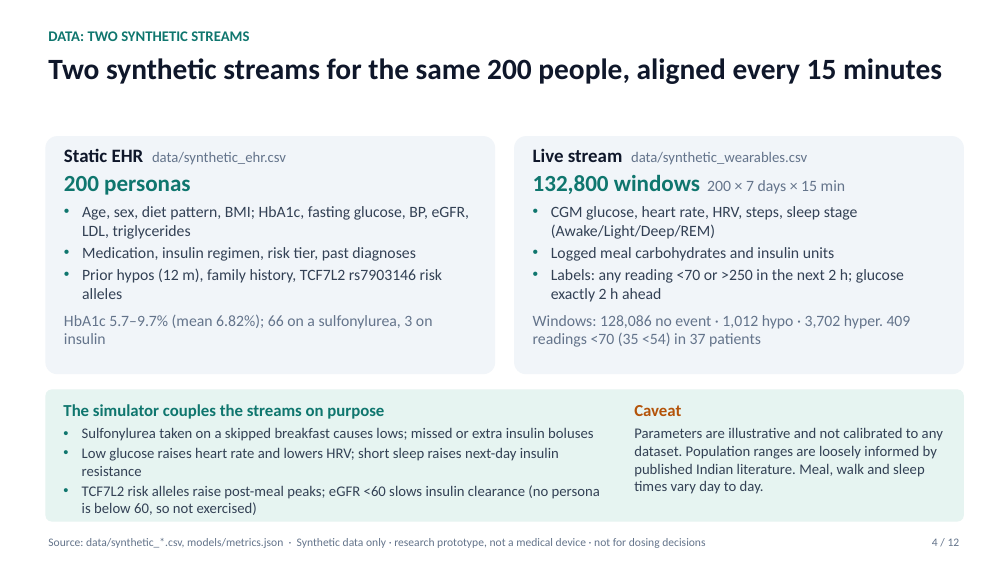
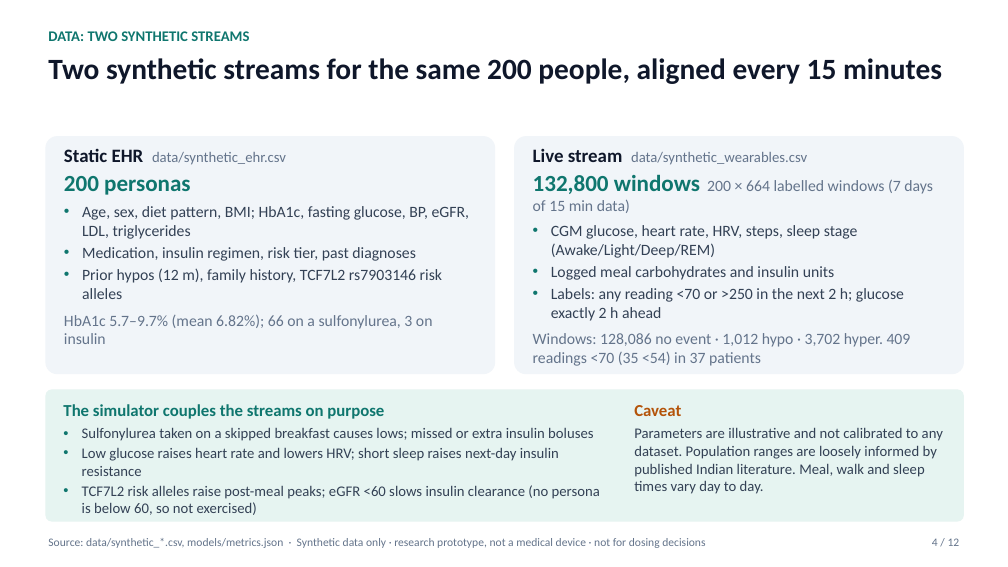
Before and after one commit to kumarshubhammorya/glycotwin-digital-twin, a slide deck: slide 4 of docs/GlycoTwin_Summit_Presentation.pptx. Drawn at 1008x567 pixels with LibreOffice and Linux fonts; fonts in the diff are those of the drawing. Boxes give left, top, right and bottom in pixels: in the first picture for what was removed or moved away, otherwise in the second. Text is boxed around its words. In the diff, an @@ line names an element or a change of style, - is before the commit and + after.

```diff
--- a/docs/GlycoTwin_Summit_Presentation.pptx
+++ b/docs/GlycoTwin_Summit_Presentation.pptx
@@ text in rounded rectangle at (533,174,933,213): text changed @@
-132,800 windows 200 × 7 days × 15 min
+132,800 windows 200 × 664 labelled windows (7 days of 15 min data)
```
Also in this commit, not shown: 5 other files.
